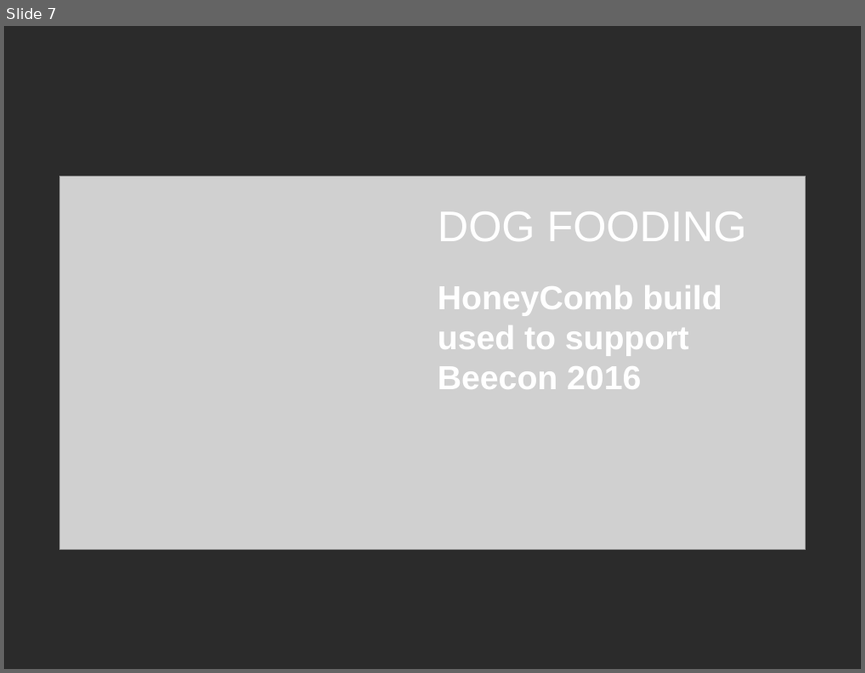
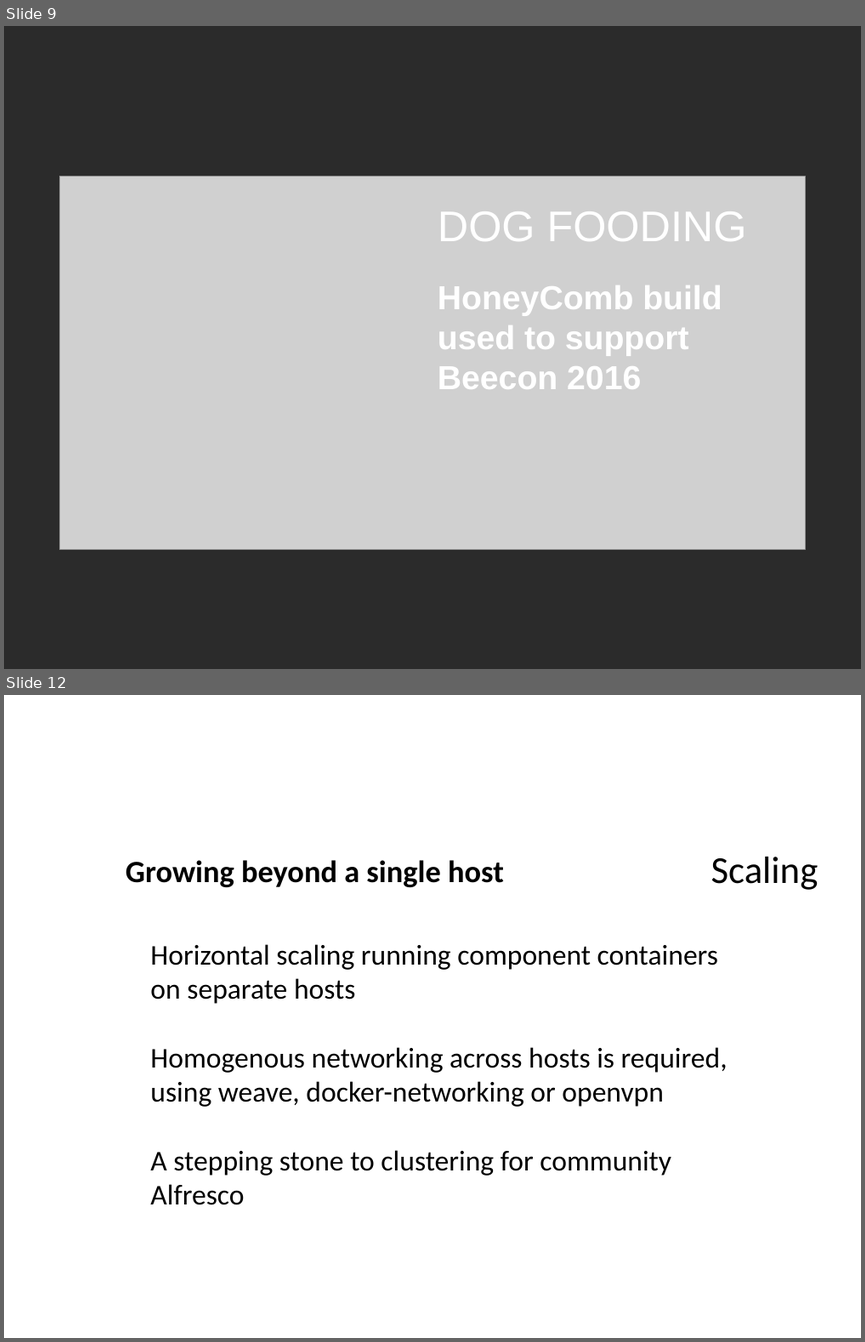
Before and after one commit to OrderOfTheBee/beecon, a slide deck: assets/data/files/20160125031/BeeCon2016_HoneyCombBeyond.odp. Shown one above the other, each under a label of ours: slide 7 before the commit, slides 9 and 12 after it; the slides between them are not shown. The pictures are 865x673 and 865x1342 pixels, drawn with LibreOffice and Linux fonts; fonts in the diff are those of the drawing; grey boxes stand for pictures; background and template pictures are left out; a plain dark background stands for a picture behind light text. Boxes give left, top, right and bottom in pixels: in the first picture for what was removed or moved away, otherwise in the second. Text is boxed around its words. In the diff, an @@ line names an element or a change of style, - is before the commit and + after.

```diff
--- a/assets/data/files/20160125031/BeeCon2016_HoneyCombBeyond.odp
+++ b/assets/data/files/20160125031/BeeCon2016_HoneyCombBeyond.odp
@@ slide 12 added at (4,695,861,1338), background picture (left out) @@
@@ title added at (126,860,504,887), 26 pt, text #000000, bold @@
+Growing beyond a single host
@@ text added at (711,857,818,890), 32 pt, text #000000 @@
+● Scaling
@@ text added at (150,944,727,1205), 24 pt, text #000000 @@
+● Horizontal scaling running component containers on separate hosts
+● Homogenous networking across hosts is required, using weave, docker-networking or openvpn
+● A stepping stone to clustering for community Alfresco
@@ what was slide 7 is now slide 9 @@
```
Also in this commit, not shown: 6 slides changed, 8 other slides added, 4 slides removed.
